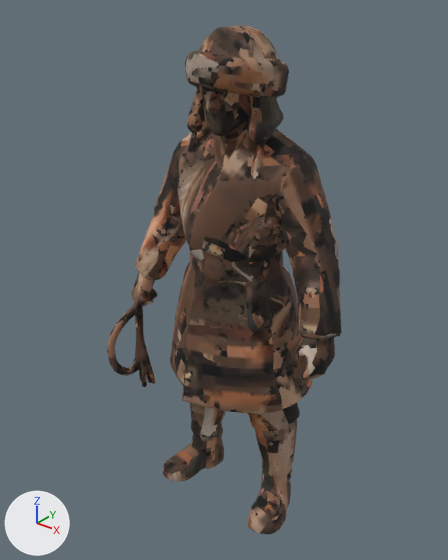
An edit to the glTF model public/assets/nalati/models/people/herder-dauren.gen.glb, drawn before and after from the same camera.
One viewpoint serves both versions: a camera (50 mm lens) standing at (1.249, -1.61, 1.978) and looking at (-0.04, 0.001, 0.979). Arrows for +X, +Y and +Z are at lower left; the lights stay in place. The older version comes first. Vertices at exactly the same position are counted once.

The older version as bpy lines, for what is in view:
```python
me_herder_dauren_hy_raw = bpy.data.meshes.new('herder-dauren.hy.raw')
me_herder_dauren_hy_raw.from_pydata(...)  # 2994 vertices, 6000 faces; spans x -0.5..0.5, y -0.26..0.26, z -1.0..1.0
me_herder_dauren_hy_raw.materials.append(mat_atlas)  # picture img_atlas
ob_herder_dauren_hy_raw = bpy.data.objects.new('herder-dauren.hy.raw', me_herder_dauren_hy_raw)
ob_herder_dauren_hy_raw.location = (0.0, 0.0, 0.925)
ob_herder_dauren_hy_raw.scale = (0.925, 0.925, 0.925)
```
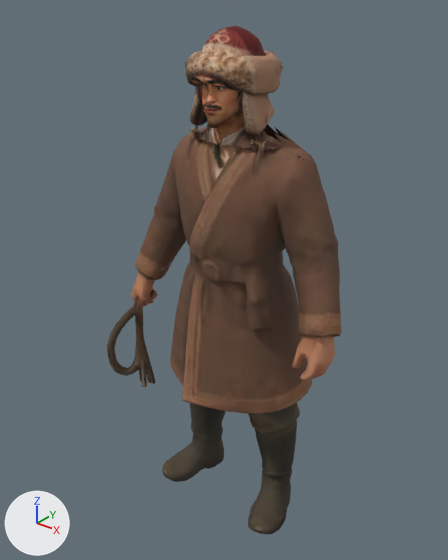
Pixel boxes [x1, y1, x2, y2] of what changed, in the pictures (448 x 560 px):
```json
{"object": "herder-dauren.hy.raw", "change": "reshaped", "before": [107, 25, 342, 534], "after": [107, 26, 342, 534]}
{"part": 1, "of": "me_herder_dauren_hy_raw", "change": "cut back", "before": [185, 25, 291, 258], "after": [185, 26, 291, 258]}
{"part": 2, "of": "me_herder_dauren_hy_raw", "change": "surface changed", "before": [107, 38, 342, 533], "after": [107, 51, 342, 533]}
```

Scene script edits in JSON lines:
```json
{"block": "me_herder_dauren_hy_raw", "where": "# used by ob_herder_dauren_hy_raw; location = (0.0, 0.0, 0.925); scale = (0.925, 0.925, 0.925)"}
{"op": "remove", "block": "me_herder_dauren_hy_raw", "code": "me_herder_dauren_hy_raw.from_pydata(...)  # 2994 vertices, 6000 faces; spans x -0.5..0.5, y -0.26..0.26, z -1.0..1.0"}
{"op": "add", "block": "me_herder_dauren_hy_raw", "code": "me_herder_dauren_hy_raw.from_pydata(...)  # 4646 vertices, 9108 faces; spans x -0.5..0.5, y -0.26..0.26, z -1.0..1.0"}
{"block": "me_herder_dauren_hy_raw", "change": "me_herder_dauren_hy_raw part 1: 56 vertices moved from x -0.15..0.21, y -0.16..0.16, z 0.25..0.98 to x -0.13..0.21, y -0.16..0.15, z 0.25..0.92; 343 vertices removed from x -0.17..0.18, y -0.18..0.18, z 0.66..1.0; 1995 vertices added at x -0.18..0.2, y -0.17..0.16, z 0.62..1.0"}
{"block": "me_herder_dauren_hy_raw", "change": "me_herder_dauren_hy_raw part 2: 5049 kept faces spanning x -0.5..0.5, y -0.26..0.26, z -1.0..0.92 get new texture (UV) coordinates"}
{"block": "me_herder_dauren_hy_raw", "change": "other edits to the shape of me_herder_dauren_hy_raw do not show in these pictures"}
```
